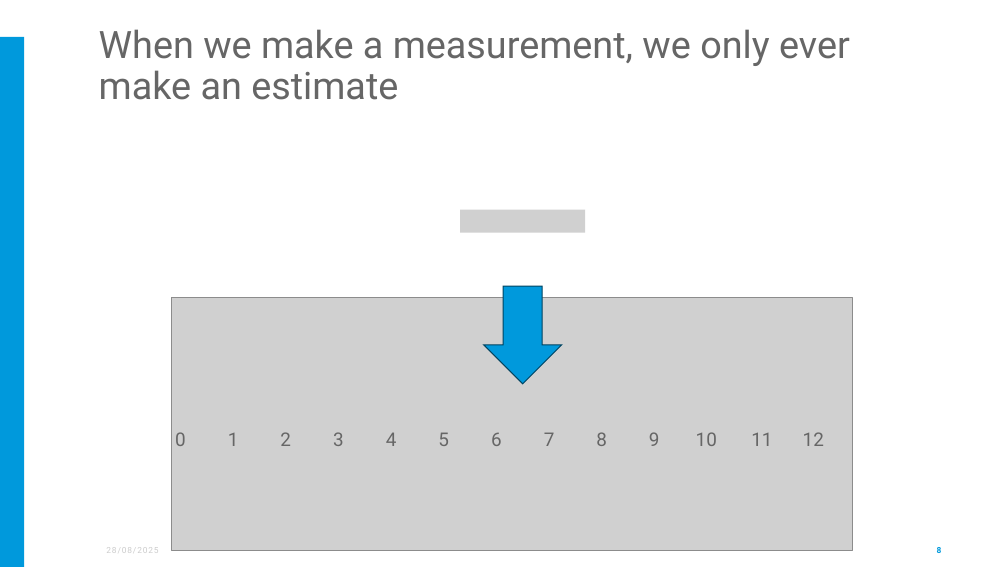
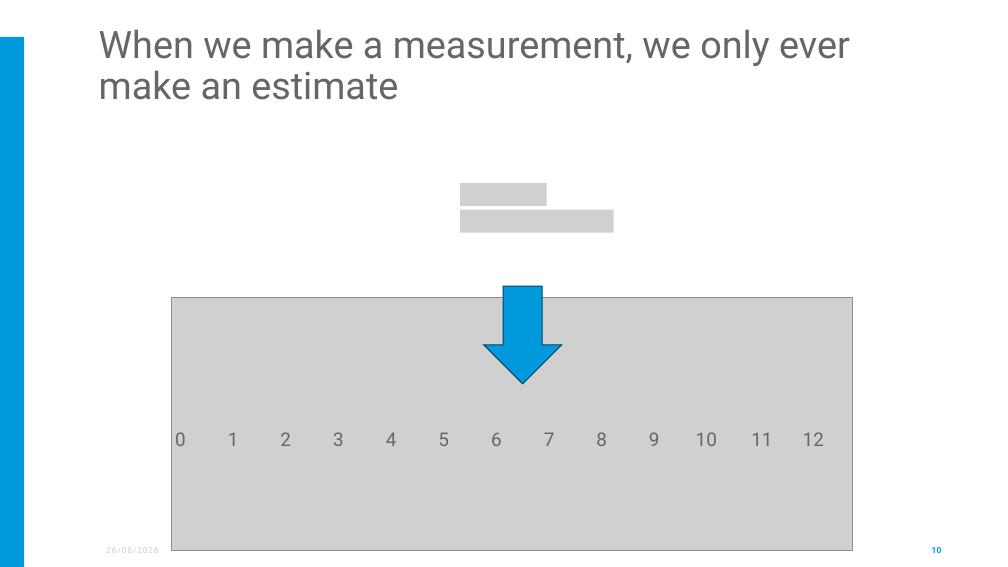
Before and after one commit to ess-dmsc-dram/dmsc-school, a slide deck: slide 10 of resources/Analysis_presentation.pptx (slide 8 before the commit). Drawn at 1008x567 pixels with LibreOffice and Linux fonts; fonts in the diff are those of the drawing; grey boxes stand for pictures; background and template pictures are left out. Boxes give left, top, right and bottom in pixels: in the first picture for what was removed or moved away, otherwise in the second. Text is boxed around its words. In the diff, an @@ line names an element or a change of style, - is before the commit and + after.

```diff
--- a/resources/Analysis_presentation.pptx
+++ b/resources/Analysis_presentation.pptx
@@ picture resized from (x1=461, y1=209, x2=585, y2=232) to (x1=461, y1=209, x2=614, y2=232) @@
@@ picture added at (x1=461, y1=183, x2=547, y2=206) @@
@@ page number at (x1=932, y1=547, x2=942, y2=553): text changed @@
-8
+10
```
Also in this commit, not shown: 22 other slides changed, 7 slides added, 4 slides removed.
